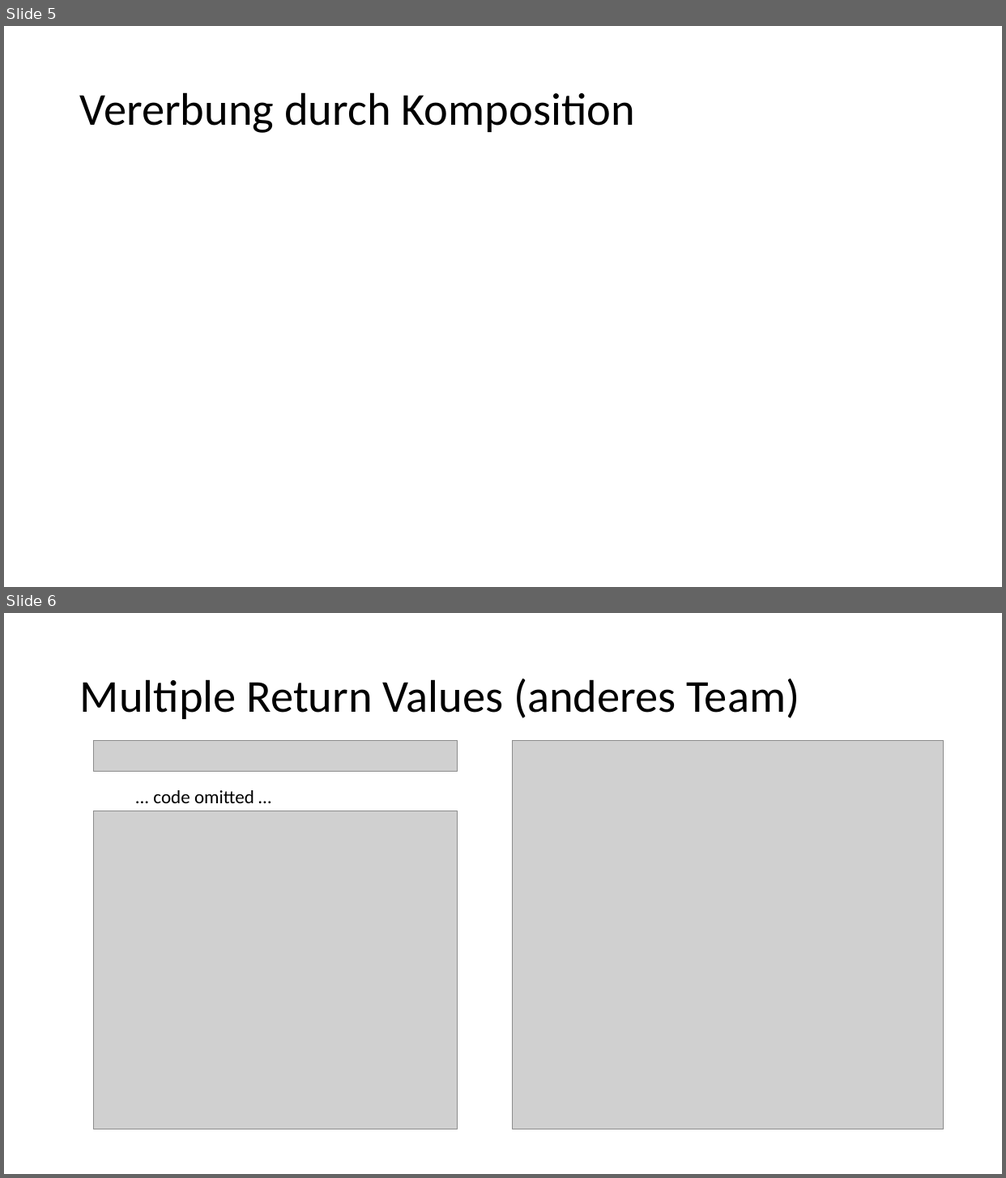
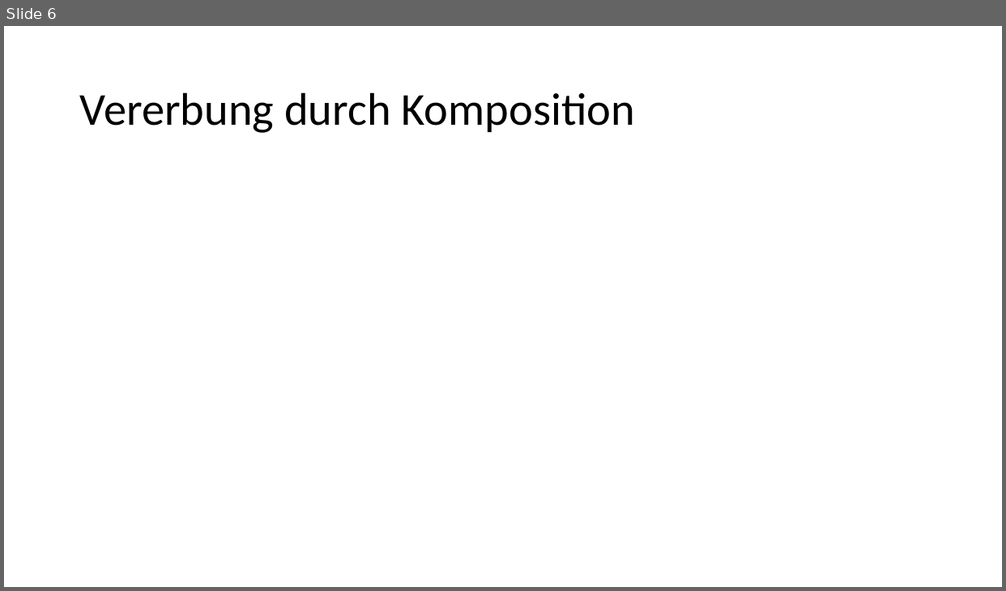
Before and after one commit to alexsuter/golang-experience, a slide deck: presi/presi.pptx. Shown one above the other, each under a label of ours: slides 5 and 6 before the commit, slide 6 after it. The pictures are 1006x1178 and 1006x591 pixels, drawn with LibreOffice and Linux fonts; fonts in the diff are those of the drawing; grey boxes stand for pictures. Boxes give left, top, right and bottom in pixels: in the first picture for what was removed or moved away, otherwise in the second. Text is boxed around its words. In the diff, an @@ line names an element or a change of style, - is before the commit and + after.

```diff
--- a/presi/presi.pptx
+++ b/presi/presi.pptx
@@ slide 6 removed at [4, 613, 1002, 1174], background #FFFFFF @@
@@ title removed at [80, 679, 799, 719] @@
-Multiple Return Values (anderes Team)
@@ picture removed at [94, 741, 457, 772] @@
@@ picture removed at [513, 741, 944, 1130] @@
@@ text removed at [153, 790, 254, 803] @@
-... code omitted …
@@ picture removed at [94, 811, 457, 1130] @@
@@ what was slide 5 is now slide 6 @@
```
Also in this commit, not shown: 6 slides changed, 3 slides added.
